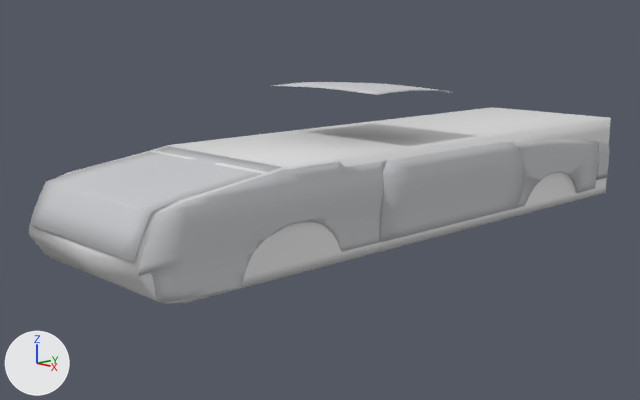
A saved change to the Blender file blender/cutlass.blend.
Before and after are seen from a 50 mm camera at (4.52, -3.5, 1.62) aimed at (-0.22, 1.01, 0.27). Lighting does not change. The marker at lower left points along +X, +Y and +Z.

The scene before the commit, as lines of its bpy script (objects in view):
```python
ob_cube_003 = bpy.data.objects.new('Cube.003', me_cube)
ob_cube_003.location = (0.0, -1.102, 0.075)
ob_cube_003.scale = (2.06, 7.94, 1.1)
ob_hood_000 = bpy.data.objects.new('Hood.000', me_plane_029)
ob_hood_000.location = (0.0, 1.772, 0.152)
ob_hood_001 = bpy.data.objects.new('Hood.001', me_plane_003)
ob_hood_001.location = (0.0, 0.031, 0.0)
ob_hood_001.scale = (1.0, 0.989, 1.0)
ob_hood_006 = bpy.data.objects.new('Hood.006', me_plane_033)
ob_hood_006.location = (0.0, 1.218, 1.113)
ob_plane_002 = bpy.data.objects.new('Plane.002', me_plane_028)
ob_plane_002.location = (0.0, 0.0, 0.0)
ob_plane_002.rotation_euler = (0.0000434, 1.631, -0.0000504)  # degrees (0, 93, -0)
ob_plane_002.scale = (0.352, 0.611, 1.0)
ob_plane_003 = bpy.data.objects.new('Plane.003', me_plane_019)
ob_plane_003.location = (0.632, 2.331, 0.141)
ob_plane_003.rotation_euler = (0.0, 1.631, 0.0)  # degrees (0, 93, 0)
ob_plane_003.scale = (0.352, 0.043, 1.0)
ob_plane_004 = bpy.data.objects.new('Plane.004', me_plane_021)
ob_plane_004.location = (0.631, 0.742, 0.141)
ob_plane_004.rotation_euler = (0.0000434, 1.631, -0.0000504)  # degrees (0, 93, -0)
ob_plane_004.scale = (0.352, 0.611, 1.0)
ob_plane_005 = bpy.data.objects.new('Plane.005', me_plane_035)
ob_plane_005.location = (0.632, 3.233, 0.141)
ob_plane_005.rotation_euler = (0.0, 1.631, 0.0)  # degrees (0, 93, 0)
ob_plane_005.scale = (0.352, 0.043, 1.0)
ob_trunklid = bpy.data.objects.new('TrunkLid', me_plane_002)
ob_trunklid.location = (0.002, -0.501, 0.679)
ob_trunklid.scale = (0.651, 1.0, 1.0)
# also in view: 'Hood.005' at (0.0, 2.88, 0.41); 'Hood.008' at (0.0, 1.57, 0.42)
```
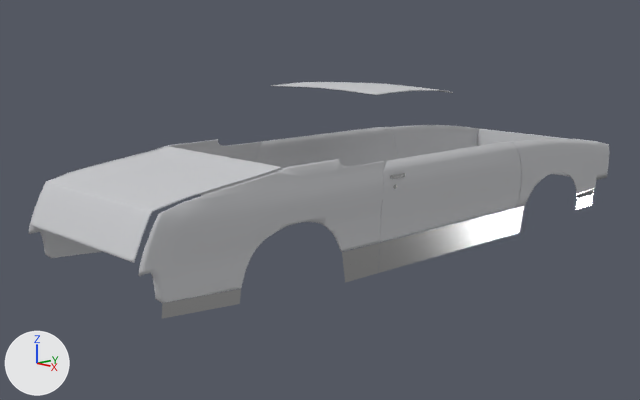
Where the change shows, as pixel boxes (x1, y1, x2, y2) in the pictures (640 x 400 px):
'Cube.003', no longer drawn: before (29, 107, 611, 303)
'Plane.000', shown: after (378, 208, 516, 273)
'Plane.002', shown: after (162, 289, 241, 319)
'Plane.004', shown: after (342, 243, 380, 283)
'Plane.005', shown: after (576, 189, 594, 210)
'Plane.003', shown: after (513, 206, 524, 234)
'Hood.001', shown: after (390, 173, 405, 179)
part 2 of me_plane_029, built on: before (336, 161, 357, 169); after (29, 139, 386, 303)
part 3 of me_plane_002, added: after (30, 146, 282, 263)
'Cube.002', unchanged, uncovered by the edit: before (596, 142, 609, 180); after (477, 129, 609, 180)

Edits to the bpy script that builds the scene:
```text
Change me_cube:
    used by ob_cube_003; location = (0.0, -1.102, 0.075); scale = (2.06, 7.94, 1.1)
    remove me_cube.from_pydata(...)  # 73 vertices, 60 faces; spans x 0.0..0.305, y 0.0..0.61, z 0.0..0.61
    add me_cube.from_pydata(...)  # 0 vertices, 0 faces; spans empty
    me_cube part 1: the whole mesh is rebuilt
Change me_plane_029:
    used by ob_hood_000; location = (0.0, 1.772, 0.152)
    remove me_plane_029.from_pydata(...)  # 348 vertices, 259 faces, 2 loose edges; spans x 0.63..0.66, y -2.87..-0.97, z -0.08..0.6
    add me_plane_029.from_pydata(...)  # 1464 vertices, 1330 faces, 2 loose edges; spans x 0.62..0.66, y -2.87..-0.97, z -0.08..0.6
    me_plane_029 part 2: 1 vertex moved from x 0.63, y -1.4, z 0.6 to x 0.63, y -1.4, z 0.57; 1116 vertices added at x 0.62..0.66, y -2.87..-0.97, z -0.08..0.6
    remove me_plane_029.materials.append(mat_white)  # grey #bbbbbb
Change me_plane_002:
    used by ob_trunklid; location = (0.002, -0.501, 0.679); scale = (0.651, 1.0, 1.0)
    remove me_plane_002.from_pydata(...)  # 126 vertices, 104 faces; spans x -0.91..0.91, y -0.61..0.43, z -0.32..0.06
    add me_plane_002.from_pydata(...)  # 350 vertices, 341 faces; spans x -0.91..0.91, y -0.61..0.43, z -0.32..0.06
    me_plane_002 part 3: 224 vertices added at x -0.91..0.91, y -0.61..0.43, z -0.32..0.06
Change ob_cube_003:
    ob_cube_003.location: (0.0, -1.102, 0.075) -> (0.0, -1.102, -0.812)
Change ob_hood_001:
    remove ob_hood_001.hide_set(True)  # its collection is switched off
Change ob_plane_005:
    remove ob_plane_005.hide_set(True)  # its collection is switched off
Change ob_plane_002:
    remove ob_plane_002.hide_set(True)  # its collection is switched off
Change ob_plane_004:
    remove ob_plane_004.hide_set(True)  # its collection is switched off
Change ob_plane_003:
    remove ob_plane_003.hide_set(True)  # its collection is switched off
Change ob_plane_000:
    remove ob_plane_000.hide_set(True)  # its collection is switched off
```
